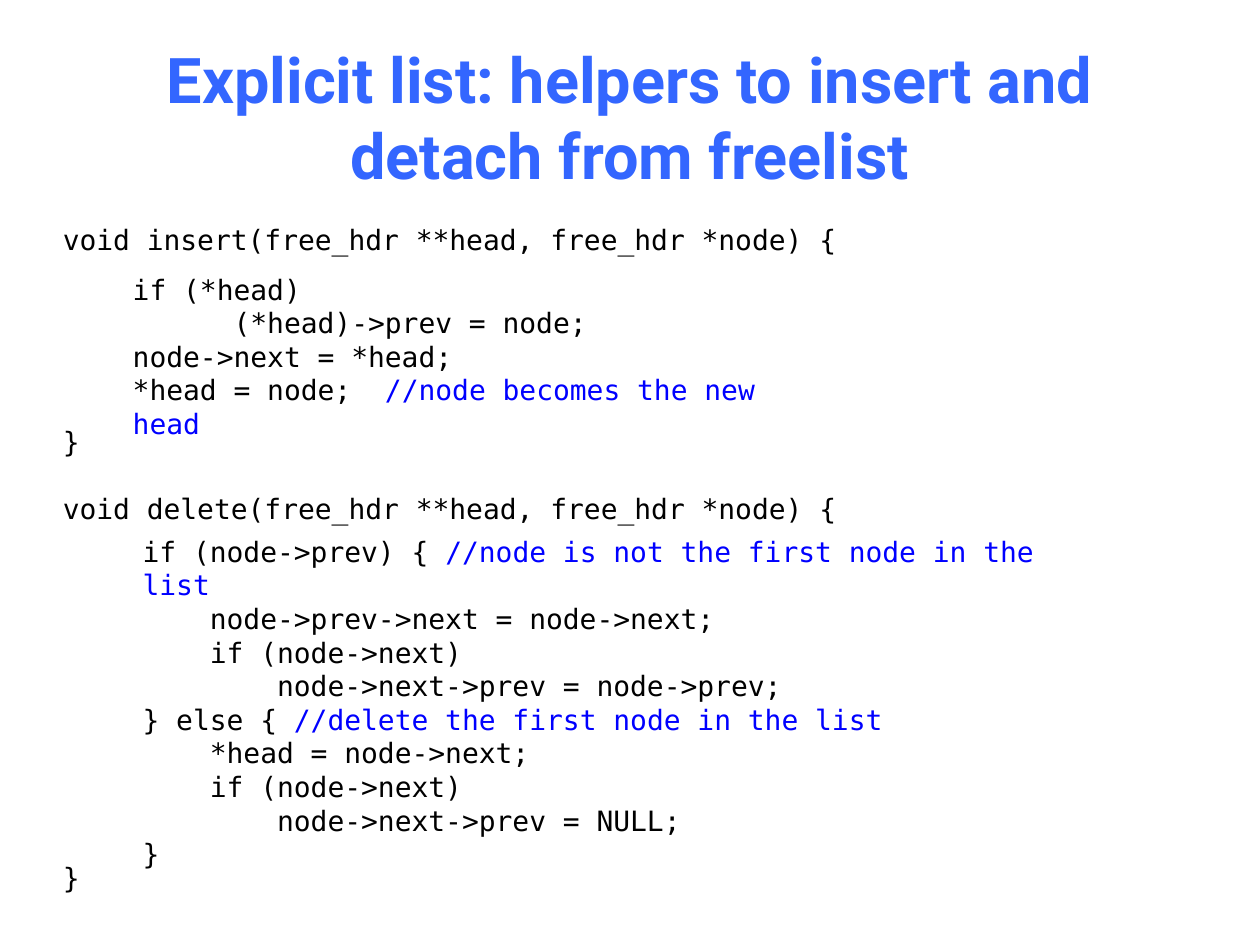
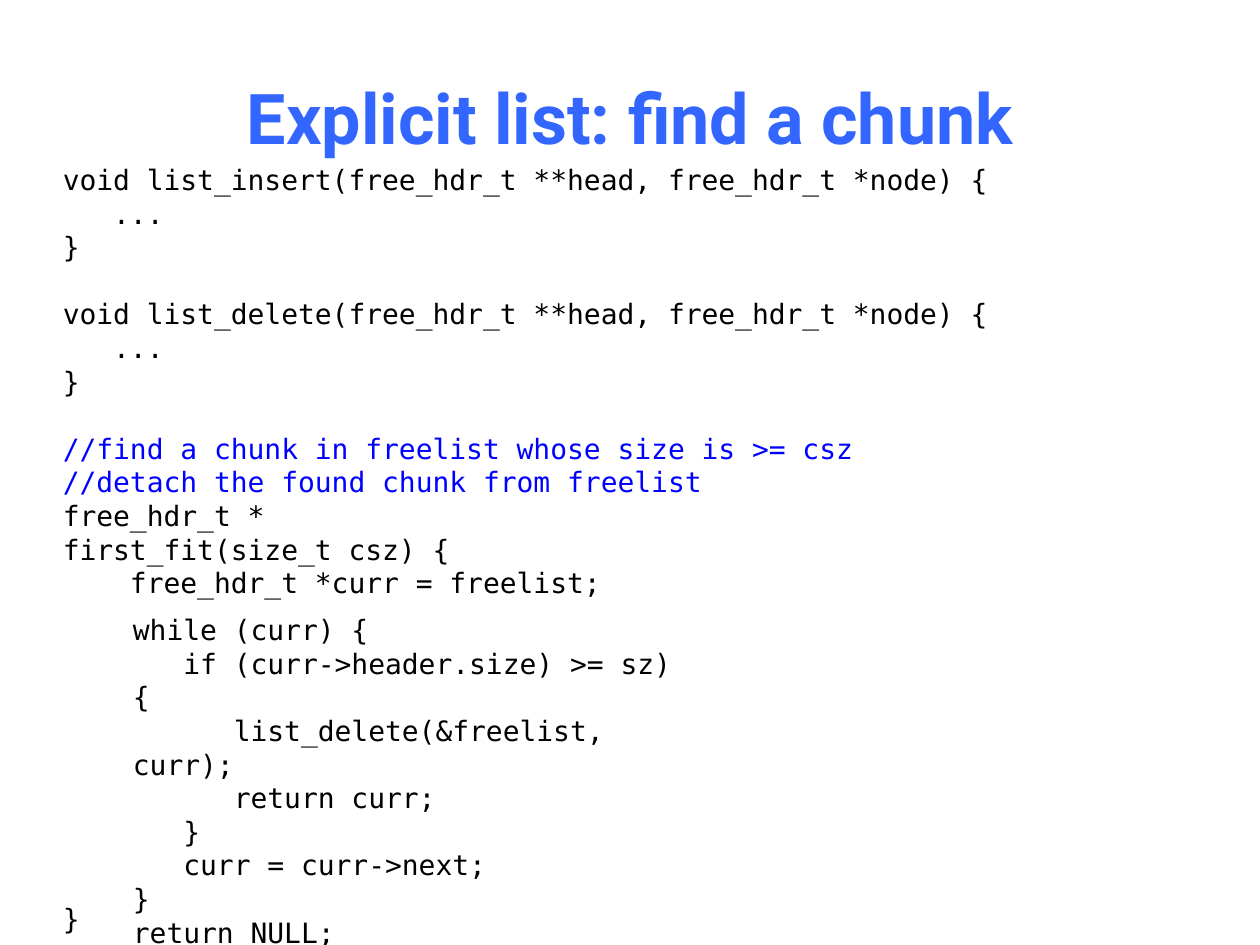
Before and after one commit to NYU-CSO/nyu-cso.github.io, a slide deck: slide 49 of notes/14-Dynamic_Allocator.pptx. Drawn at 1260x945 pixels with LibreOffice and Linux fonts; fonts in the diff are those of the drawing. Boxes give left, top, right and bottom in pixels: in the first picture for what was removed or moved away, otherwise in the second. Text is boxed around its words. In the diff, an @@ line names an element or a change of style, - is before the commit and + after.

```diff
--- a/notes/14-Dynamic_Allocator.pptx
+++ b/notes/14-Dynamic_Allocator.pptx
@@ title at bbox=[247, 90, 1012, 159]: text changed; size 36 to 40 pt @@
-Explicit list: helpers to insert and detach from freelist
+Explicit list: find a chunk
@@ text "void list_insert(free_hdr_t **head, free_hdr_t *node) ...": place and size @@
-text "void list_insert(free_hdr_t **head, free_hdr_t *node) ..." at bbox=[63, 228, 803, 525]
+text "void list_insert(free_hdr_t **head, free_hdr_t *node) ..." at bbox=[63, 168, 954, 600]
@@ text at bbox=[63, 168, 954, 197]: text changed @@
-void insert(free_hdr **head, free_hdr *node) {
+void list_insert(free_hdr_t **head, free_hdr_t *node) {
+...
@@ text removed at bbox=[133, 278, 754, 404] @@
-if (*head)
-(*head)->prev = node;
-node->next = *head;
-*head = node; //node becomes the new head
@@ text at bbox=[63, 302, 954, 331]: text changed @@
-void delete(free_hdr **head, free_hdr *node) {
+void list_delete(free_hdr_t **head, free_hdr_t *node) {
+...
@@ text at bbox=[63, 437, 852, 600]: paragraphs added @@
+//find a chunk in freelist whose size is >= csz
+//detach the found chunk from freelist
+free_hdr_t *
+first_fit(size_t csz) {
+free_hdr_t *curr = freelist;
+...
+}
@@ text removed at bbox=[143, 540, 1033, 837] @@
-if (node->prev) { //node is not the first node in the list
-node->prev->next = node->next;
-if (node->next)
-node->next->prev = node->prev;
-} else { //delete the first node in the list
-*head = node->next;
-if (node->next)
-node->next->prev = NULL;
-}
@@ text added at bbox=[133, 618, 671, 945], 16 pt, text #000000 @@
+while (curr) {
+if (curr->header.size) >= sz) {
+list_delete(&freelist, curr);
+return curr;
+}
+curr = curr->next;
+}
+return NULL;
```
Also in this commit, not shown: 13 other slides changed, 1 slide added, 1 slide removed, 1 other file.
